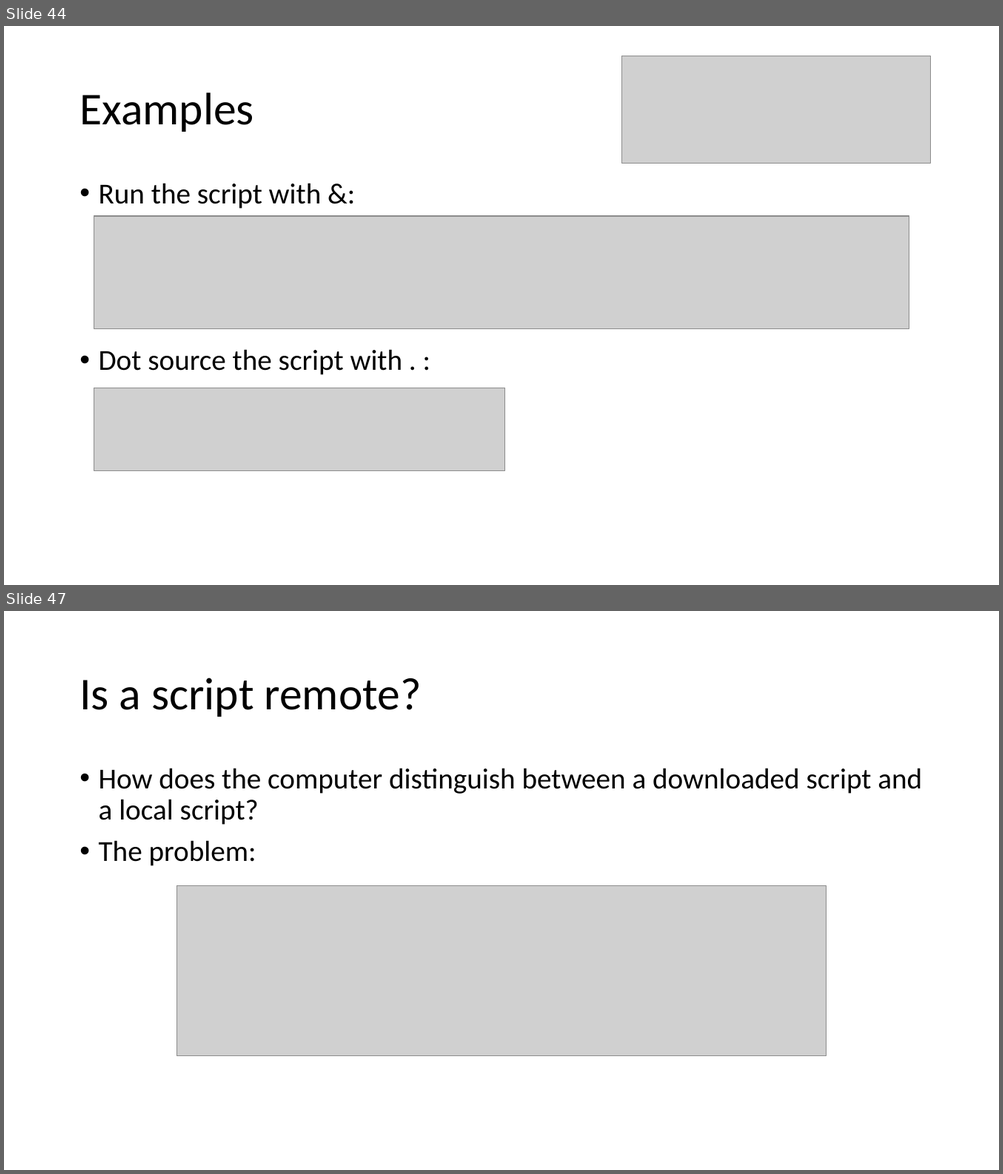
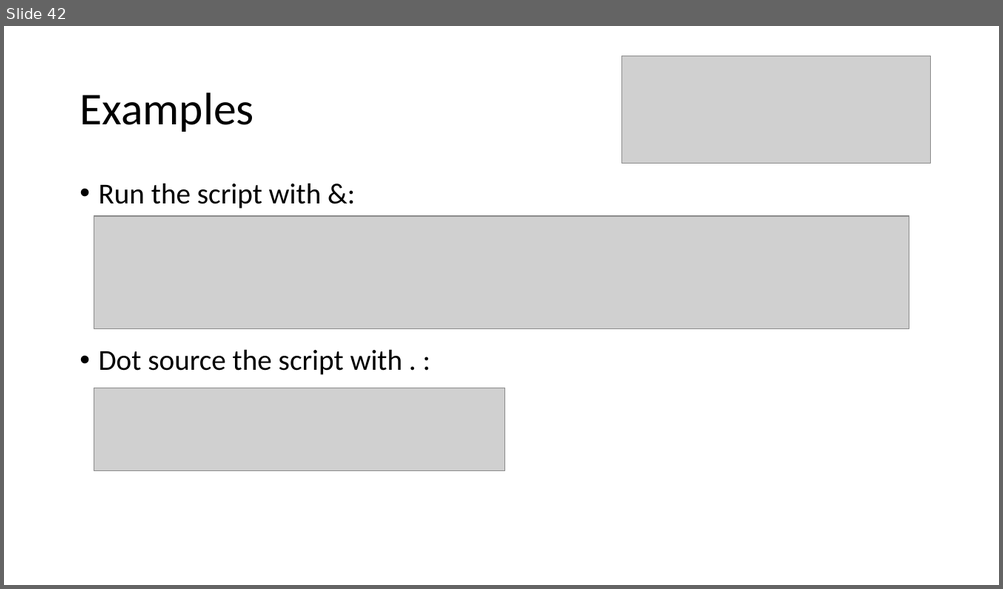
Before and after one commit to mjochen/PS-Basic-course, a slide deck: 2 - Scripting.pptx. Shown one above the other, each under a label of ours: slides 44 and 47 before the commit, slide 42 after it; the slides between them are not shown. The pictures are 1003x1174 and 1003x589 pixels, drawn with LibreOffice and Linux fonts; fonts in the diff are those of the drawing; grey boxes stand for pictures. Boxes give left, top, right and bottom in pixels: in the first picture for what was removed or moved away, otherwise in the second. Text is boxed around its words. In the diff, an @@ line names an element or a change of style, - is before the commit and + after.

```diff
--- a/2 - Scripting.pptx
+++ b/2 - Scripting.pptx
@@ slide 47 removed at (4, 611, 999, 1170), background #FFFFFF @@
@@ title removed at (79, 678, 421, 717) @@
-Is a script remote?
@@ text removed at (99, 768, 922, 866) @@
-• How does the computer distinguish between a downloaded script and a local script?
-• The problem:
@@ picture removed at (176, 886, 826, 1056) @@
@@ what was slide 44 is now slide 42 @@
```
Also in this commit, not shown: 4 slides added, 23 other slides removed, 1 other file.
